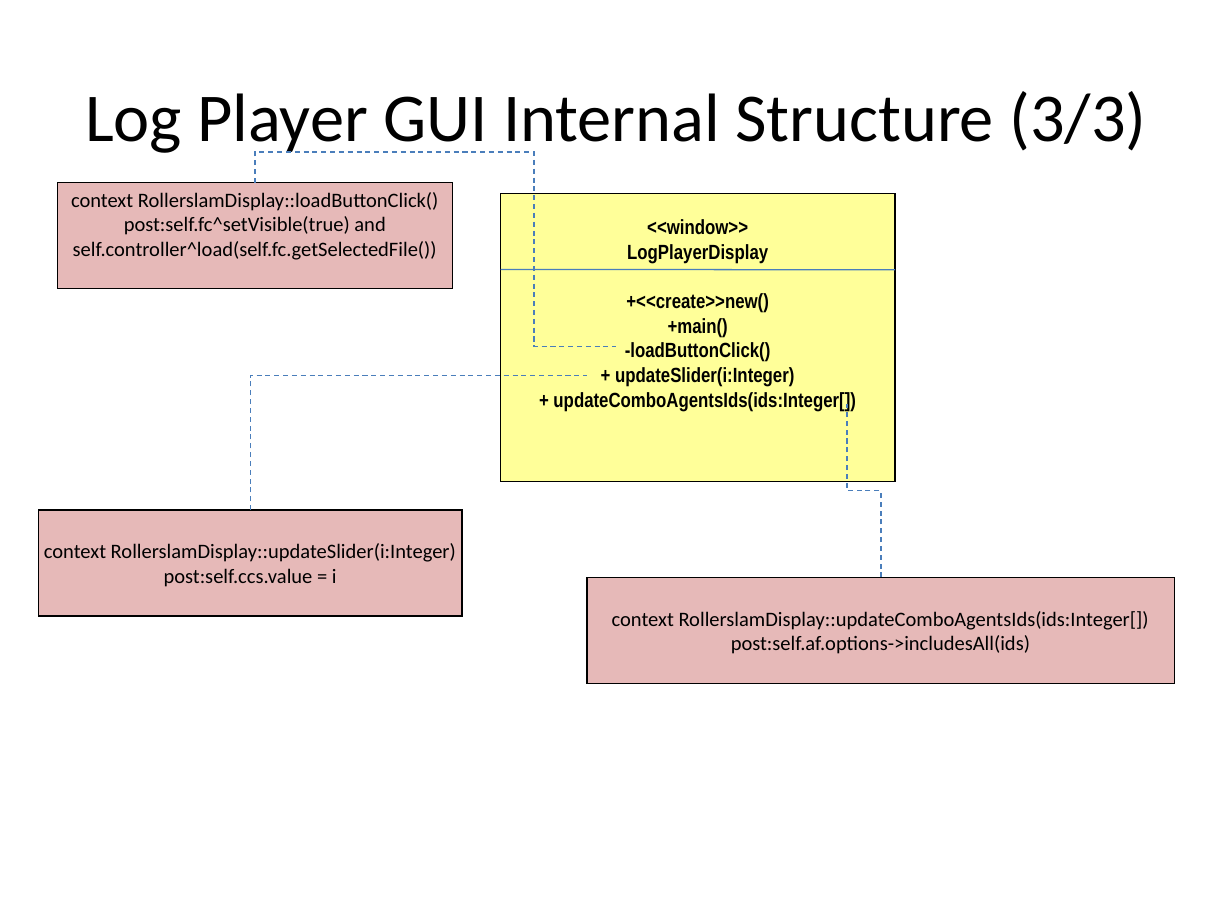
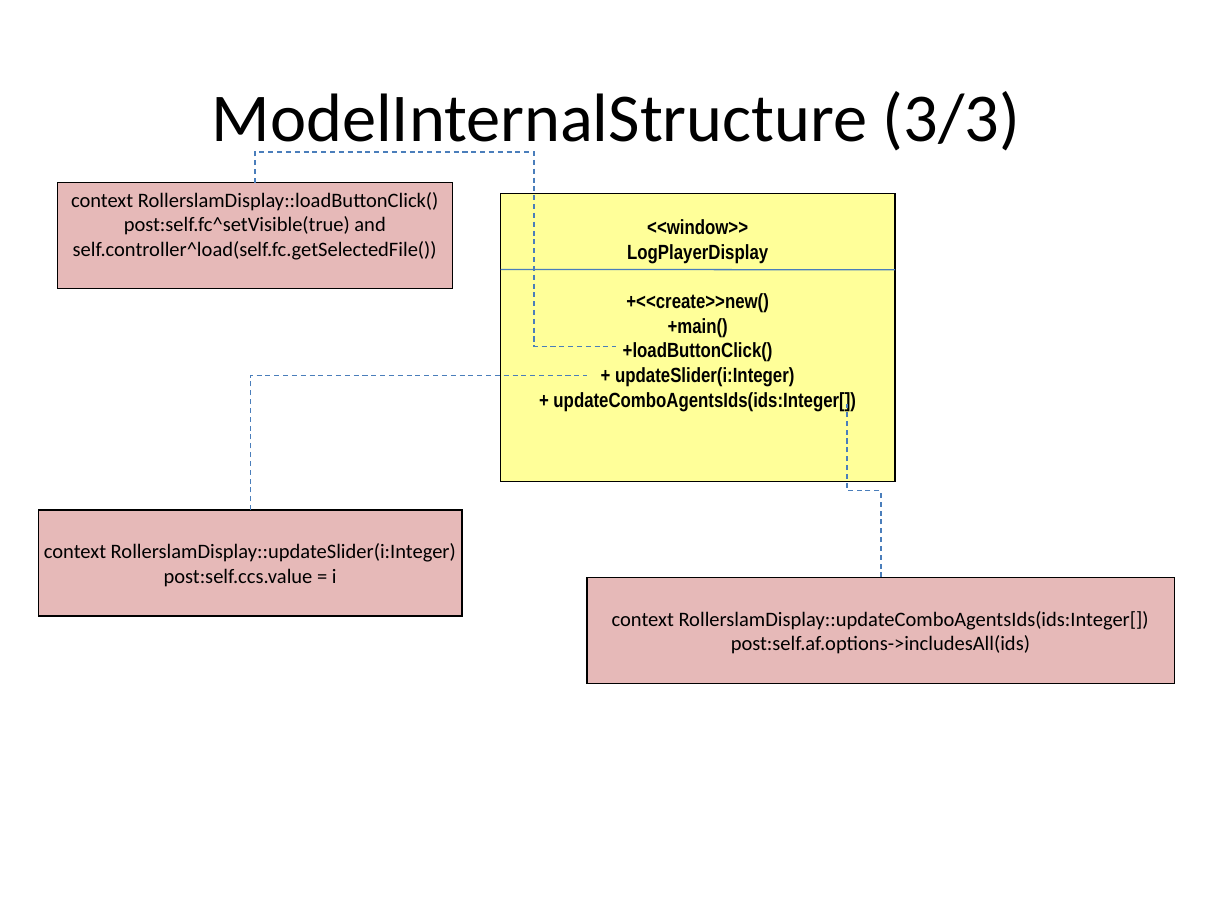
Before and after one commit to krishprince/rollerslam, a slide deck: slide 20 of docs/GUI/GUIModels.ppt. Drawn at 1232x924 pixels with LibreOffice and Linux fonts; fonts in the diff are those of the drawing. Boxes give left, top, right and bottom in pixels: in the first picture for what was removed or moved away, otherwise in the second. Text is boxed around its words. In the diff, an @@ line names an element or a change of style, - is before the commit and + after.

```diff
--- a/docs/GUI/GUIModels.ppt
+++ b/docs/GUI/GUIModels.ppt
@@ title at [212,91,1020,156]: text changed @@
-Log Player GUI Internal Structure (3/3)
+ModelInternalStructure (3/3)
@@ text in rectangle at [623,342,773,362]: text changed @@
--loadButtonClick()
++loadButtonClick()
```
Also in this commit, not shown: 18 other slides changed, 22 slides added.
